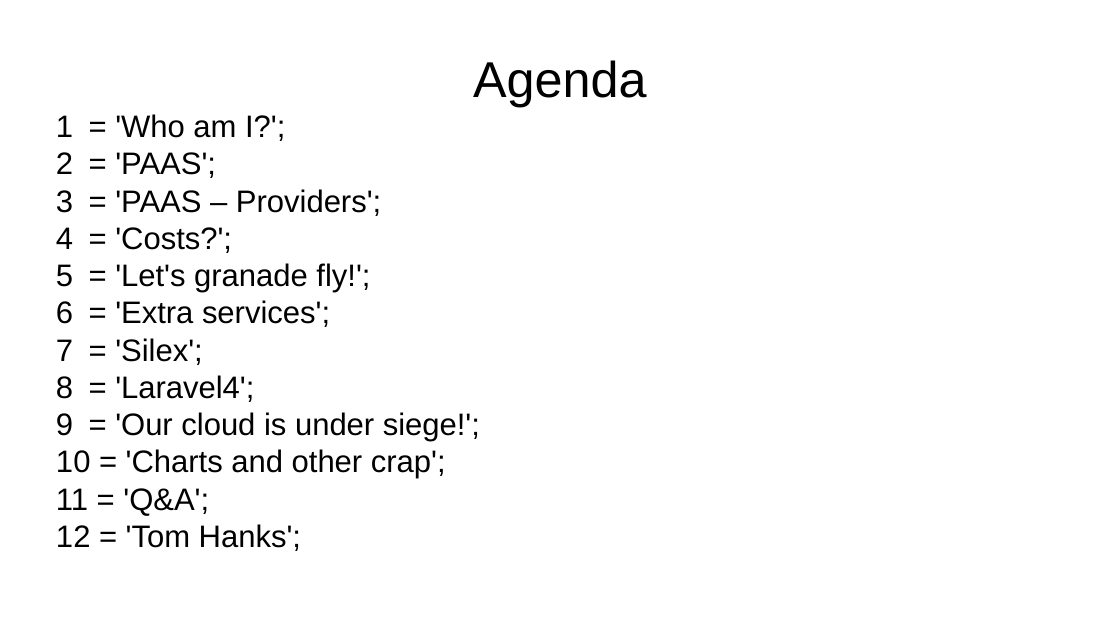
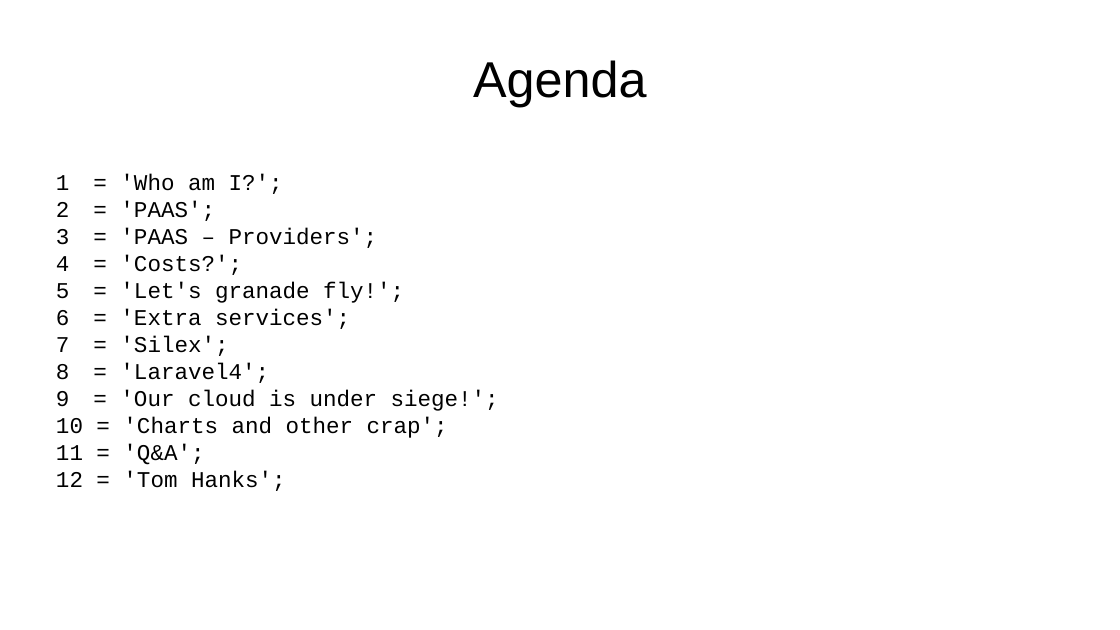
Before and after one commit to emgiezet/meetphp-8, a slide deck: slide 3 of presentation/presentation.odp. Drawn at 1120x630 pixels with LibreOffice and Linux fonts; fonts in the diff are those of the drawing; background and template pictures are left out. Boxes give left, top, right and bottom in pixels: in the first picture for what was removed or moved away, otherwise in the second. Text is boxed around its words. In the diff, an @@ line names an element or a change of style, - is before the commit and + after.

```diff
--- a/presentation/presentation.odp
+++ b/presentation/presentation.odp
@@ subtitle "= 'Who am I?';": place and size @@
-subtitle "= 'Who am I?';" at bbox=[115, 114, 480, 551]
+subtitle "= 'Who am I?';" at bbox=[120, 173, 499, 491]
@@ subtitle "= 'Who am I?';" at bbox=[120, 173, 499, 491]: size 22 to 16 pt, font Arial to Courier New @@
```
Also in this commit, not shown: 2 other slides changed, 7 slides added, 11 other files.
